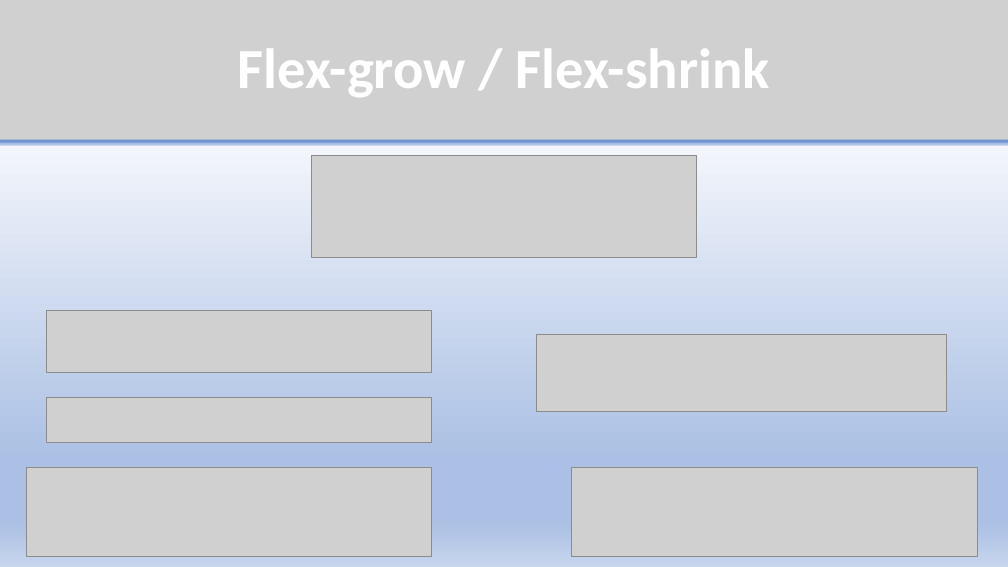
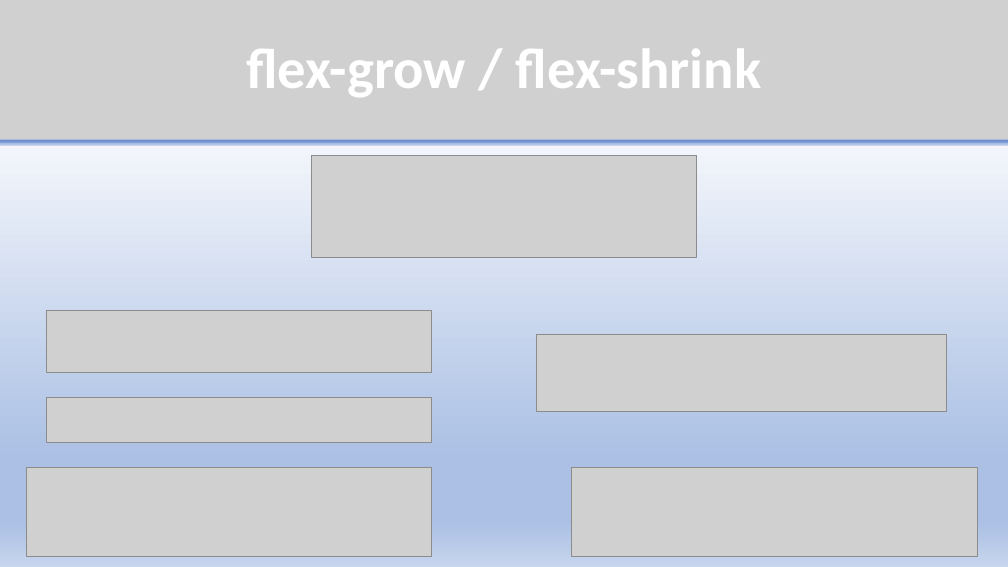
Before and after one commit to AdHouen/COURS_ANGLAIS, a slide deck: slide 11 of Exposé/Presentation Flex Box.pptx. Drawn at 1008x567 pixels with LibreOffice and Linux fonts; fonts in the diff are those of the drawing; grey boxes stand for pictures. Boxes give left, top, right and bottom in pixels: in the first picture for what was removed or moved away, otherwise in the second. Text is boxed around its words. In the diff, an @@ line names an element or a change of style, - is before the commit and + after.

```diff
--- a/Exposé/Presentation Flex Box.pptx
+++ b/Exposé/Presentation Flex Box.pptx
@@ text in picture at bbox=[246, 49, 761, 97]: text changed @@
-Flex-grow / Flex-shrink
+flex-grow / flex-shrink
```
Also in this commit, not shown: 9 other slides changed, 1 other file.
